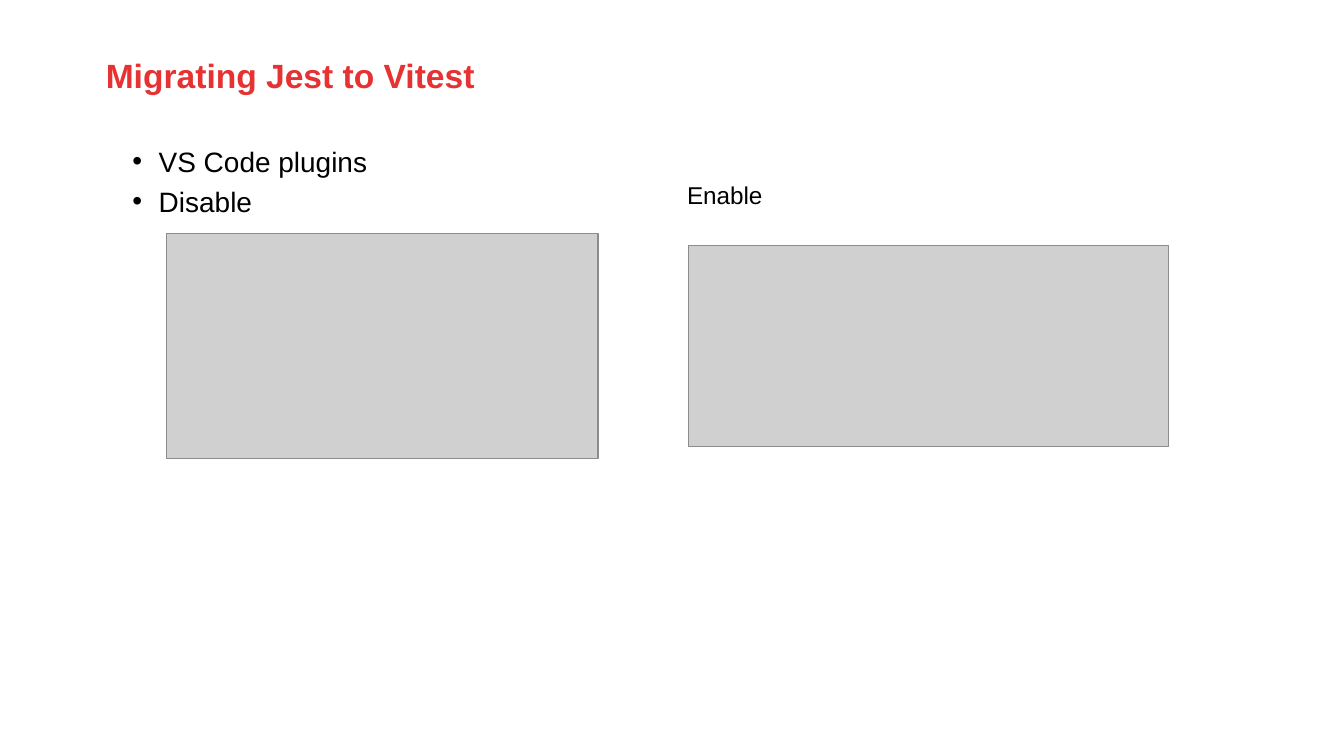
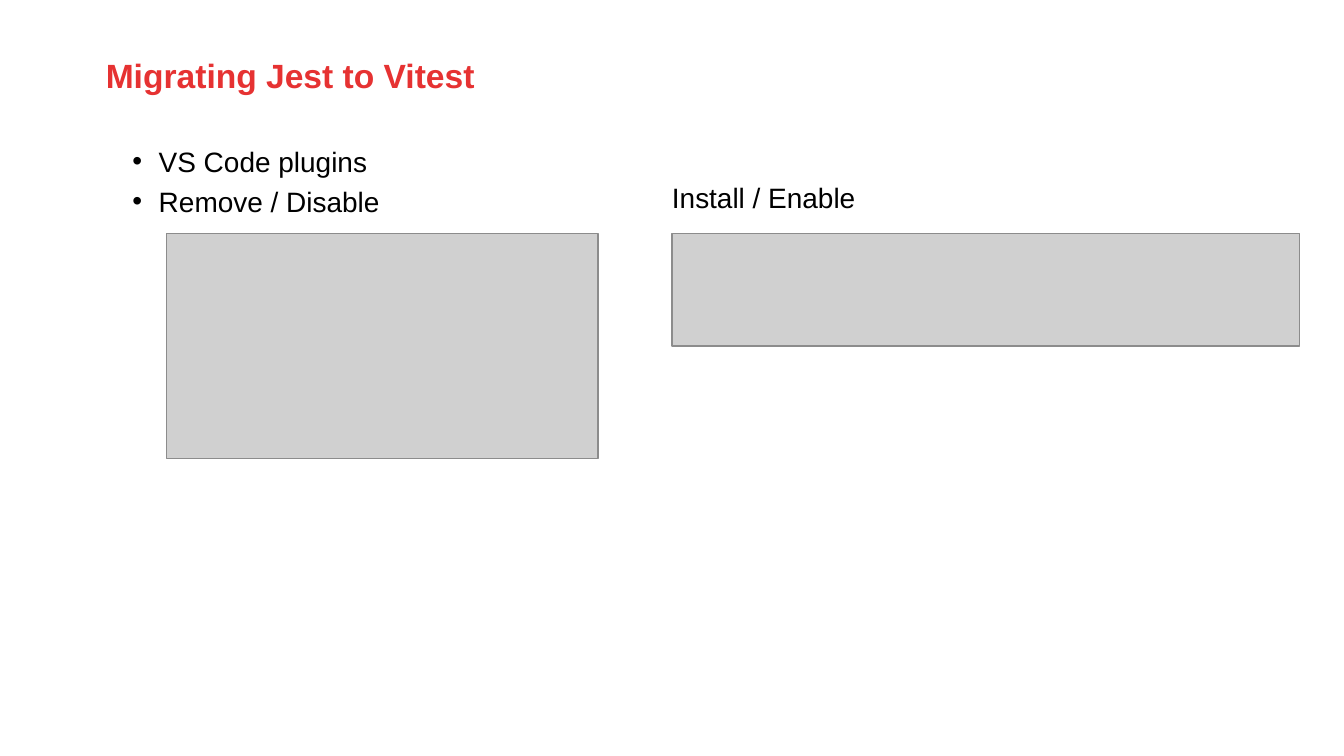
Before and after one commit to AMISConclusion/sig-typescript-unit-testing, a slide deck: slide 14 of typescript_unit_testing_with_vitest.pptx. Drawn at 1344x756 pixels with LibreOffice and Linux fonts; fonts in the diff are those of the drawing; grey boxes stand for pictures; background and template pictures are left out. Boxes give left, top, right and bottom in pixels: in the first picture for what was removed or moved away, otherwise in the second. Text is boxed around its words. In the diff, an @@ line names an element or a change of style, - is before the commit and + after.

```diff
--- a/typescript_unit_testing_with_vitest.pptx
+++ b/typescript_unit_testing_with_vitest.pptx
@@ text at box(159, 191, 379, 213): text changed @@
-  • Disable
+  • Remove / Disable
@@ text at box(672, 187, 855, 209): text changed; size 13 to 15 pt @@
-Enable
+Install / Enable
@@ picture added at box(672, 234, 1300, 347) @@
@@ picture removed at box(688, 245, 1168, 446) @@
```
Also in this commit, not shown: 11 other slides changed, 1 other file.
